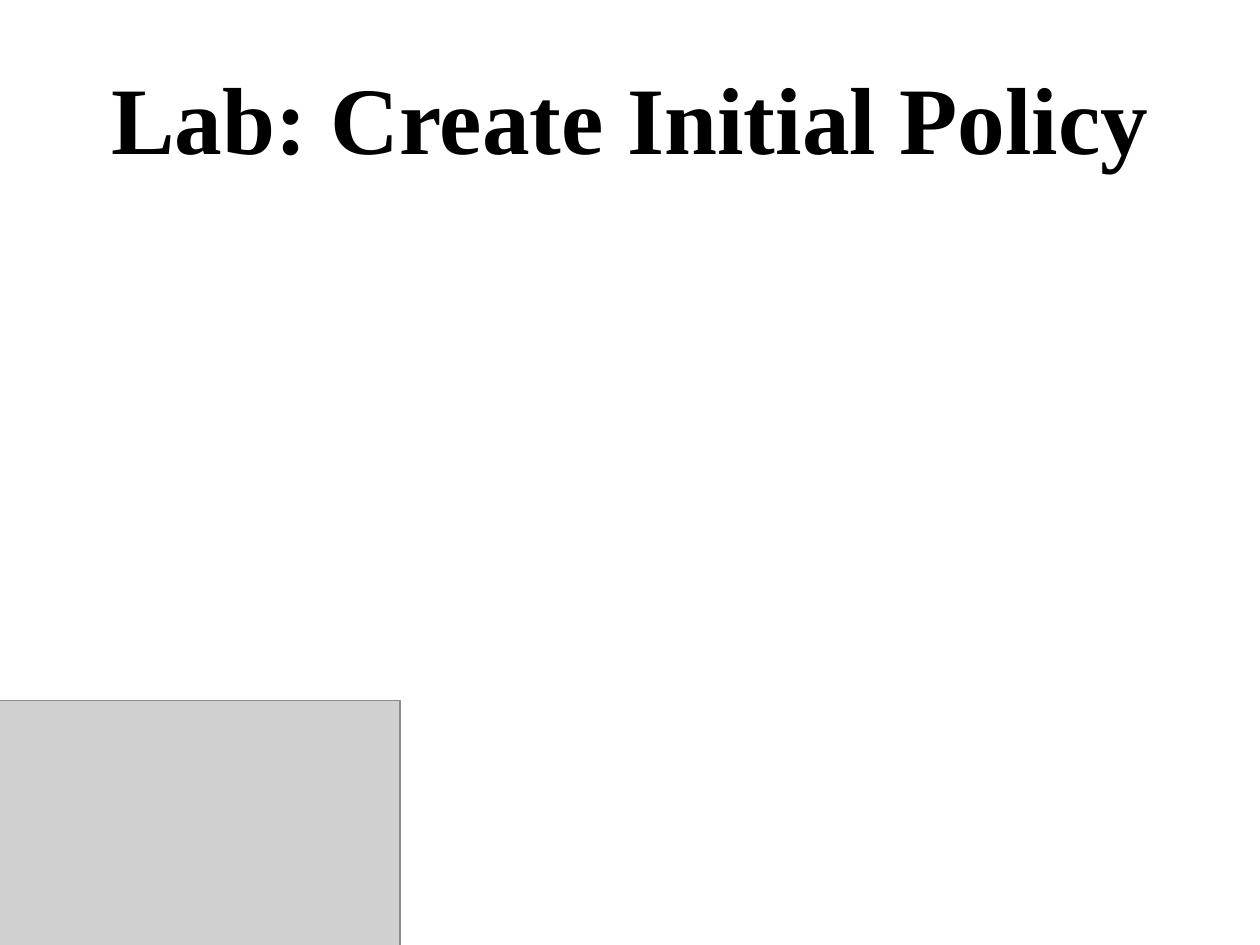
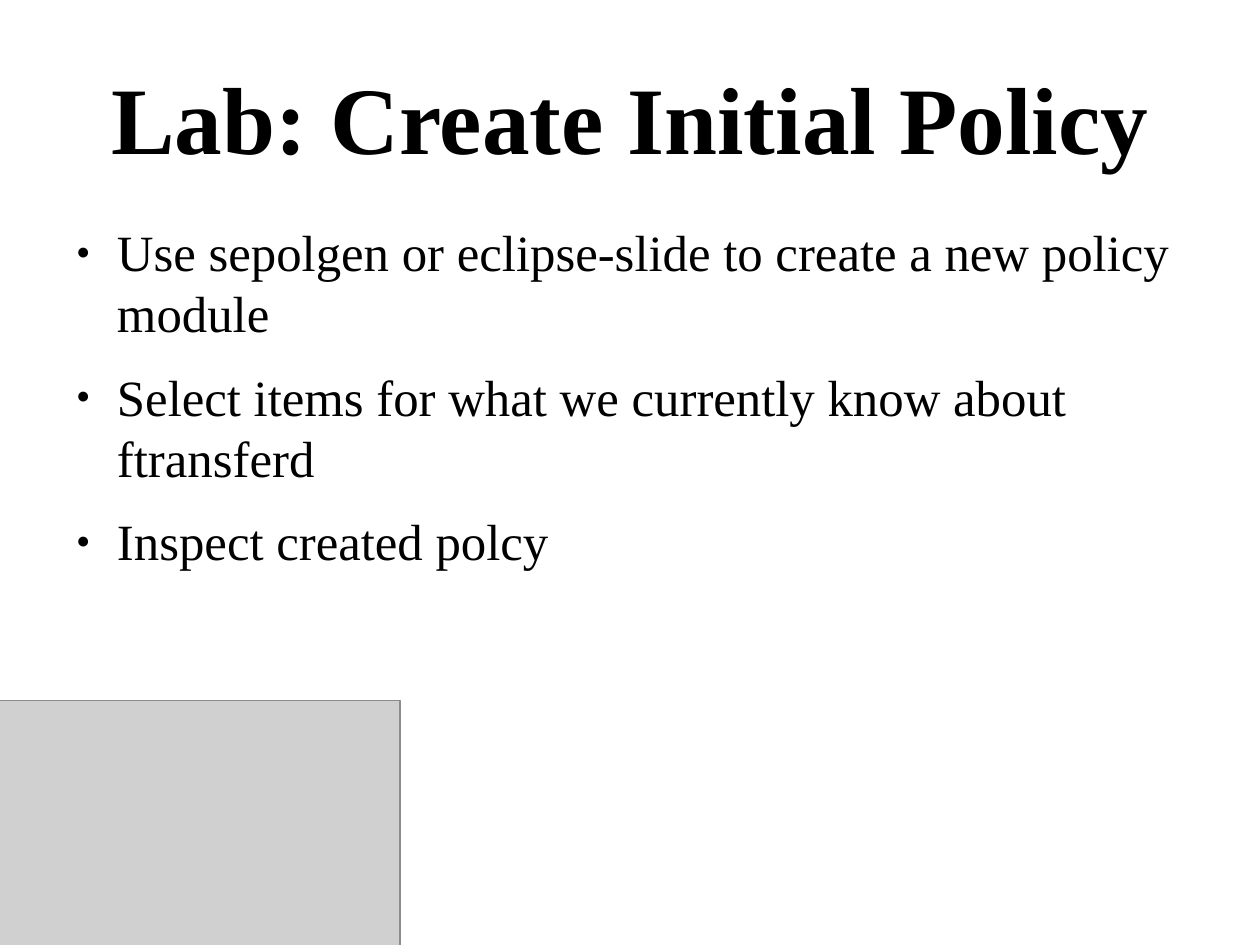
Before and after one commit to dpquigl/demystifying-selinux-part2, a slide deck: slide 67 of demystifying_selinux_part2_OSCON_19JUL2014.odp (slide 62 before the commit). Drawn at 1260x945 pixels with LibreOffice and Linux fonts; fonts in the diff are those of the drawing; grey boxes stand for pictures. Boxes give left, top, right and bottom in pixels: in the first picture for what was removed or moved away, otherwise in the second. Text is boxed around its words. In the diff, an @@ line names an element or a change of style, - is before the commit and + after.

```diff
--- a/demystifying_selinux_part2_OSCON_19JUL2014.odp
+++ b/demystifying_selinux_part2_OSCON_19JUL2014.odp
@@ text added at bbox=[117, 235, 1169, 571], 32 pt, text #000000 @@
+● Use sepolgen or eclipse-slide to create a new policy module
+● Select items for what we currently know about ftransferd
+● Inspect created polcy
```
Also in this commit, not shown: 4 other slides changed, 5 slides added, 2 other files.
